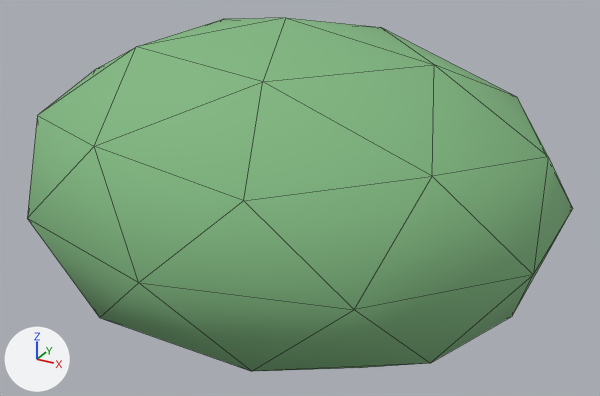
The glTF model assets/models/props/bush.glb as it was, and as the next commit left it.
One viewpoint serves both versions: a 50 mm lens placed at (0.781, -1.364, 1.003), pointed at (0.029, 0.004, 0.319). Lighting does not change. The marker at lower left points along +X, +Y and +Z. The picture after the commit comes second. Mesh edges are drawn as thin lines. Vertices at exactly the same position are counted once.

In view in the first picture: 'Bush'.
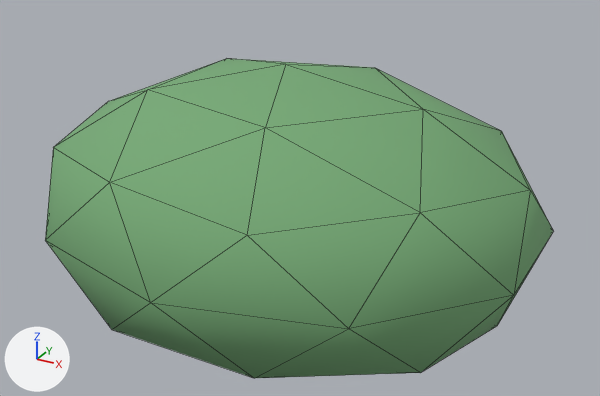
What changed in the scene script:
```text
Change me_icosphere_002:
    used by ob_bush; location = (0.0, 0.0, 0.35); scale = (1.2, 1.0, 0.7)
    remove me_icosphere_002.from_pydata(...)  # 42 vertices, 80 faces; spans x -0.451..0.451, y -0.474..0.474, z -0.478..0.478
    add me_icosphere_002.from_pydata(...)  # 42 vertices, 80 faces; spans x -0.427..0.427, y -0.449..0.449, z -0.455..0.455
    me_icosphere_002 part 1: 42 of 42 vertices moved; they spanned x -0.451..0.451, y -0.474..0.474, z -0.478..0.478 and now span x -0.427..0.427, y -0.449..0.449, z -0.455..0.455; mean shift (0.0, 0.0, 0.0)
Change ob_bush:
    ob_bush.location: (0.0, 0.0, 0.35) -> (0.0, 0.0, 0.3)
    ob_bush.scale: (1.2, 1.0, 0.7) -> (1.2, 1.0, 0.65)
```

Where the change shows, as pixel boxes [x1, y1, x2, y2] in the pictures (600 x 396 px):
'Bush', reshaped, moved, rescaled (7% narrower, 9% shorter)
    before: [27, 18, 573, 371]
    after: [45, 58, 553, 378]
